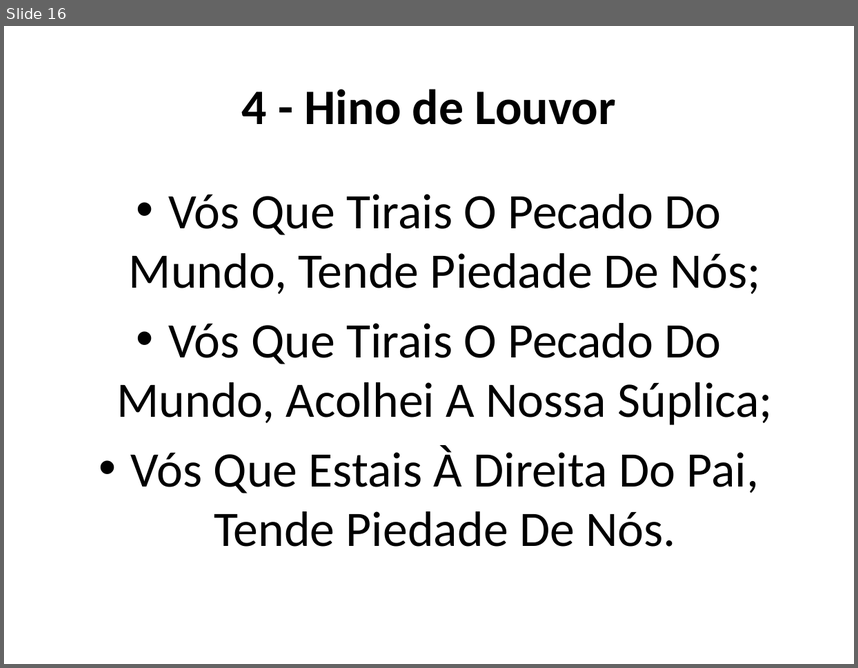
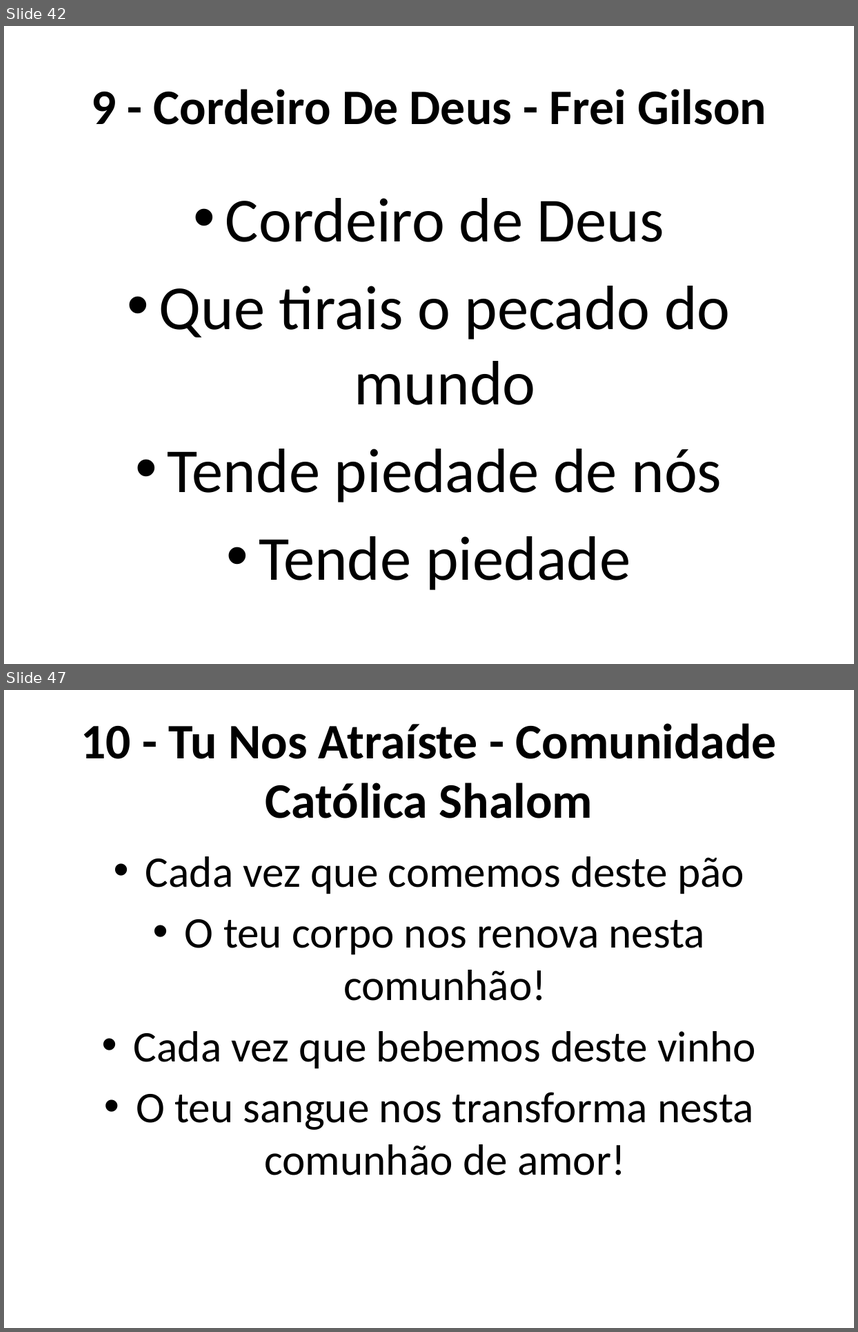
Before and after one commit to Natanielsr/slides-generator, a slide deck: slides.pptx. Shown one above the other, each under a label of ours: slide 16 before the commit, slides 42 and 47 after it; the slides between them are not shown. The pictures are 858x668 and 858x1332 pixels, drawn with LibreOffice and Linux fonts; fonts in the diff are those of the drawing. Boxes give left, top, right and bottom in pixels: in the first picture for what was removed or moved away, otherwise in the second. Text is boxed around its words. In the diff, an @@ line names an element or a change of style, - is before the commit and + after.

```diff
--- a/slides.pptx
+++ b/slides.pptx
@@ slide 47 added at (4,690,854,1328), background #FFFFFF @@
@@ title added at (81,723,777,818), 42 pt, text #000000, bold @@
+10 - Tu Nos Atraíste - Comunidade Católica Shalom
@@ text added at (134,856,756,1175), 37 pt, text #000000 @@
+• Cada vez que comemos deste pão
+• O teu corpo nos renova nesta comunhão!
+• Cada vez que bebemos deste vinho
+• O teu sangue nos transforma nesta comunhão de amor!
@@ what was slide 16 is now slide 42 @@
@@ slide 42 changed as well @@
@@ title at (91,89,766,125): text changed @@
-4 - Hino de Louvor
+9 - Cordeiro De Deus - Frei Gilson
@@ text at (159,198,730,590): text changed; size 42 to 53 pt @@
-• Vós Que Tirais O Pecado Do Mundo, Tende Piedade De Nós;
-• Vós Que Tirais O Pecado Do Mundo, Acolhei A Nossa Súplica;
-• Vós Que Estais À Direita Do Pai, Tende Piedade De Nós.
+• Cordeiro de Deus
+• Que tirais o pecado do mundo
+• Tende piedade de nós
+• Tende piedade
```
Also in this commit, not shown: 17 other slides changed, 35 other slides added, 25 slides removed, 33 other files.
